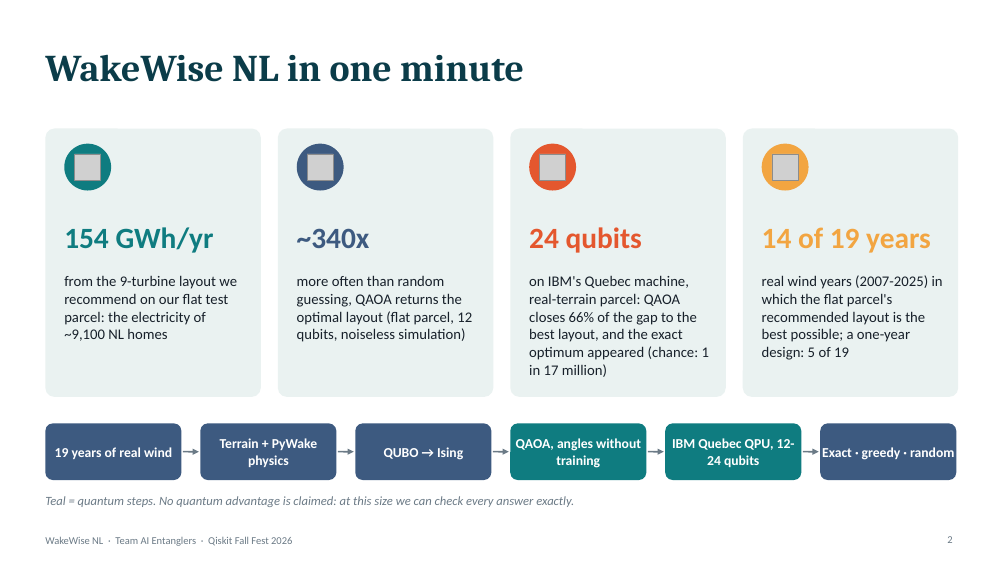
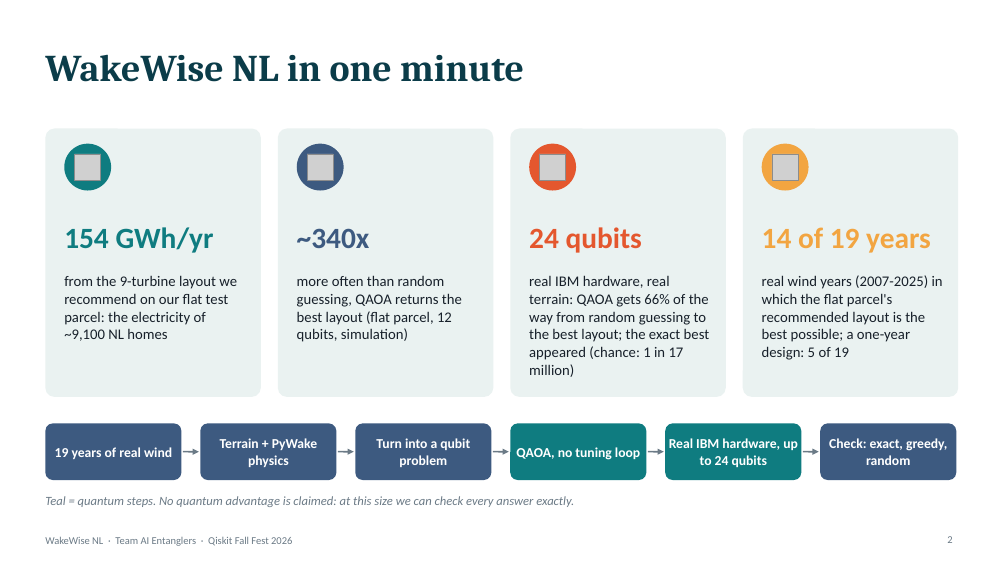
Before and after one commit to mrw-soumik/Qiskit-AI-Entanglers-, a slide deck: slide 2 of slides/WakeWise_NL_AI_Entanglers.pptx. Drawn at 1008x567 pixels with LibreOffice and Linux fonts; fonts in the diff are those of the drawing; grey boxes stand for pictures. Boxes give left, top, right and bottom in pixels: in the first picture for what was removed or moved away, otherwise in the second. Text is boxed around its words. In the diff, an @@ line names an element or a change of style, - is before the commit and + after.

```diff
--- a/slides/WakeWise_NL_AI_Entanglers.pptx
+++ b/slides/WakeWise_NL_AI_Entanglers.pptx
@@ text at bbox=[297, 275, 462, 342]: text changed @@
-more often than random guessing, QAOA returns the optimal layout (flat parcel, 12 qubits, noiseless simulation)
+more often than random guessing, QAOA returns the best layout (flat parcel, 12 qubits, simulation)
@@ text at bbox=[529, 275, 710, 377]: text changed @@
-on IBM's Quebec machine, real-terrain parcel: QAOA closes 66% of the gap to the best layout, and the exact optimum appeared (chance: 1 in 17 million)
+real IBM hardware, real terrain: QAOA gets 66% of the way from random guessing to the best layout; the exact best appeared (chance: 1 in 17 million)
@@ text at bbox=[376, 438, 470, 467]: text changed @@
-QUBO → Ising
+Turn into a qubit problem
@@ text at bbox=[516, 447, 640, 460]: text changed @@
-QAOA, angles without training
+QAOA, no tuning loop
@@ text at bbox=[669, 438, 798, 467]: text changed @@
-IBM Quebec QPU, 12-24 qubits
+Real IBM hardware, up to 24 qubits
@@ text at bbox=[829, 438, 947, 465]: text changed @@
-Exact · greedy · random
+Check: exact, greedy, random
```
Also in this commit, not shown: 15 other slides changed, 2 other files.
